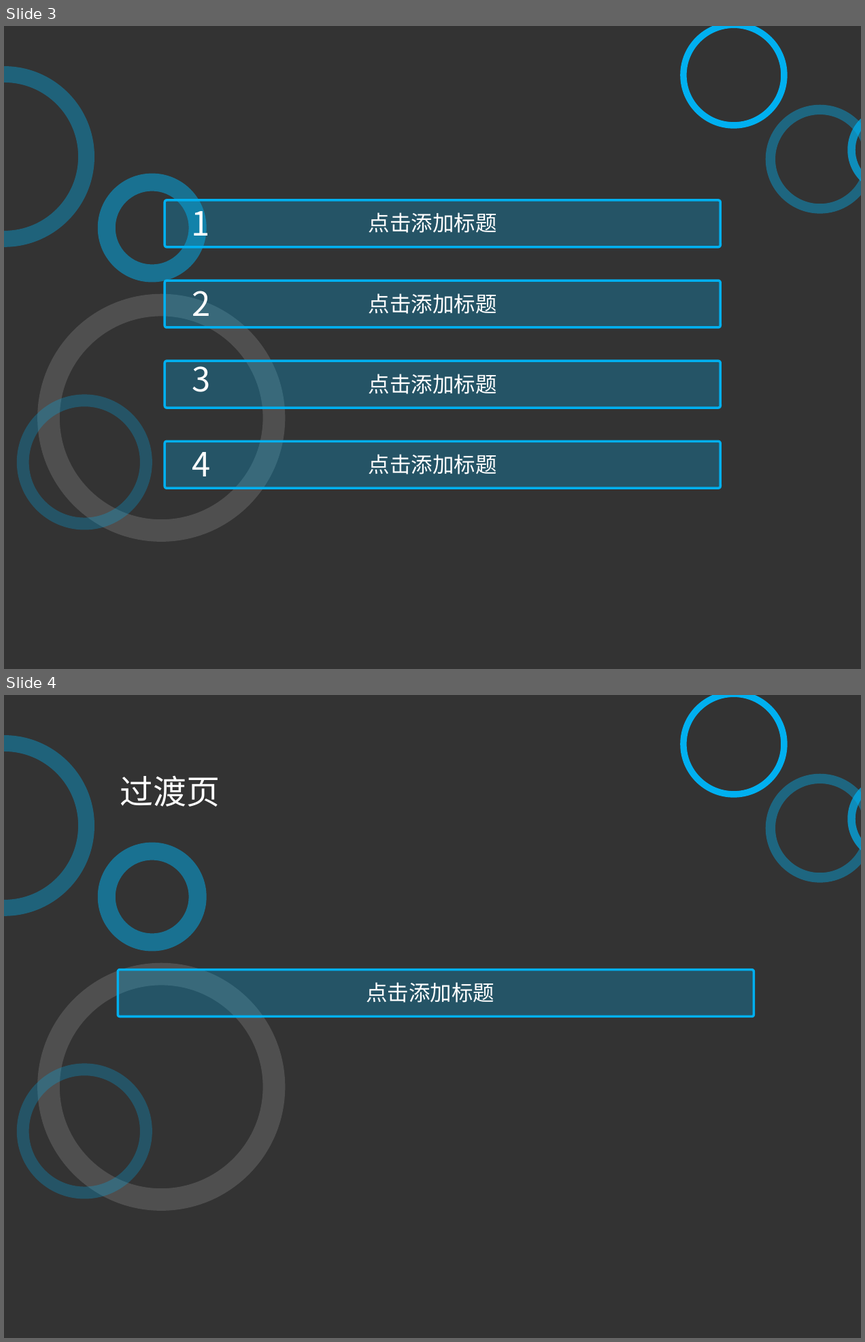
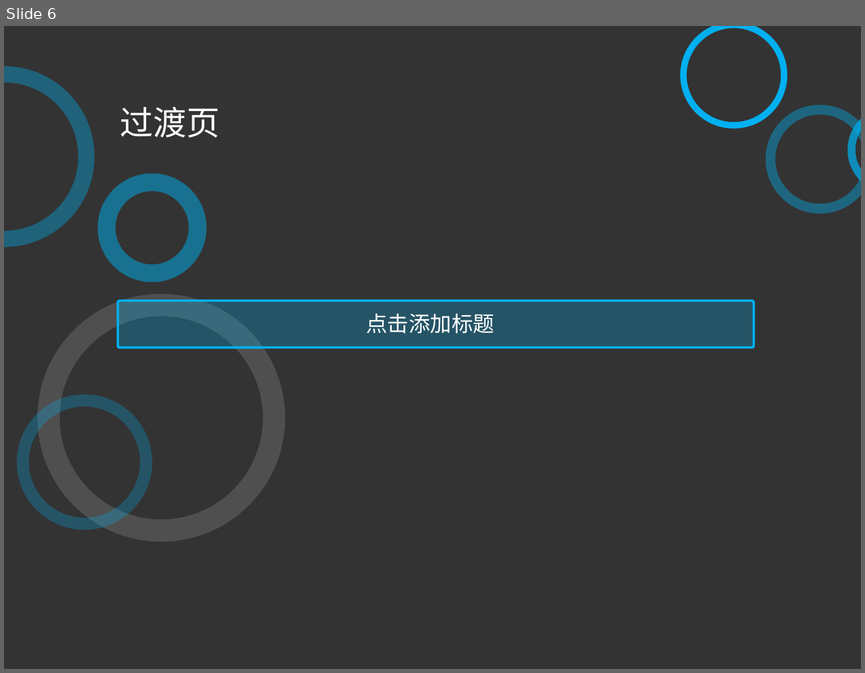
Before and after one commit to xsongx/MyThesis, a slide deck: 答辩.ppt. Shown one above the other, each under a label of ours: slides 3 and 4 before the commit, slide 6 after it. The pictures are 865x1342 and 865x673 pixels, drawn with LibreOffice and Linux fonts; fonts in the diff are those of the drawing. Boxes give left, top, right and bottom in pixels: in the first picture for what was removed or moved away, otherwise in the second. Text is boxed around its words. In the diff, an @@ line names an element or a change of style, - is before the commit and + after.

```diff
--- a/答辩.ppt
+++ b/答辩.ppt
@@ slide 3 removed at box(4, 26, 861, 669), background #333333 @@
@@ freeform shape removed at box(680, 26, 787, 129) @@
@@ freeform shape removed at box(4, 66, 95, 247) @@
@@ freeform shape removed at box(766, 105, 861, 214) @@
@@ freeform shape removed at box(847, 106, 861, 194) @@
@@ freeform shape removed at box(97, 174, 206, 282) @@
@@ rounded rectangle removed at box(165, 200, 720, 247) @@
@@ text removed at box(192, 202, 210, 244) @@
-1
@@ text removed at box(368, 212, 497, 233) @@
-点击添加标题
@@ rounded rectangle removed at box(165, 280, 720, 328) @@
@@ text removed at box(192, 291, 211, 316) @@
-2
@@ freeform shape removed at box(37, 294, 285, 542) @@
@@ text removed at box(368, 293, 497, 314) @@
-点击添加标题
@@ rounded rectangle removed at box(165, 361, 720, 408) @@
@@ text removed at box(192, 358, 211, 392) @@
-3
@@ text removed at box(368, 373, 497, 394) @@
-点击添加标题
@@ freeform shape removed at box(17, 395, 152, 530) @@
@@ rounded rectangle removed at box(165, 441, 720, 488) @@
@@ text removed at box(192, 452, 211, 476) @@
-4
@@ text removed at box(368, 454, 497, 474) @@
-点击添加标题
@@ what was slide 4 is now slide 6 @@
```
Also in this commit, not shown: 4 slides added, 1 other slide removed, 28 other files.
